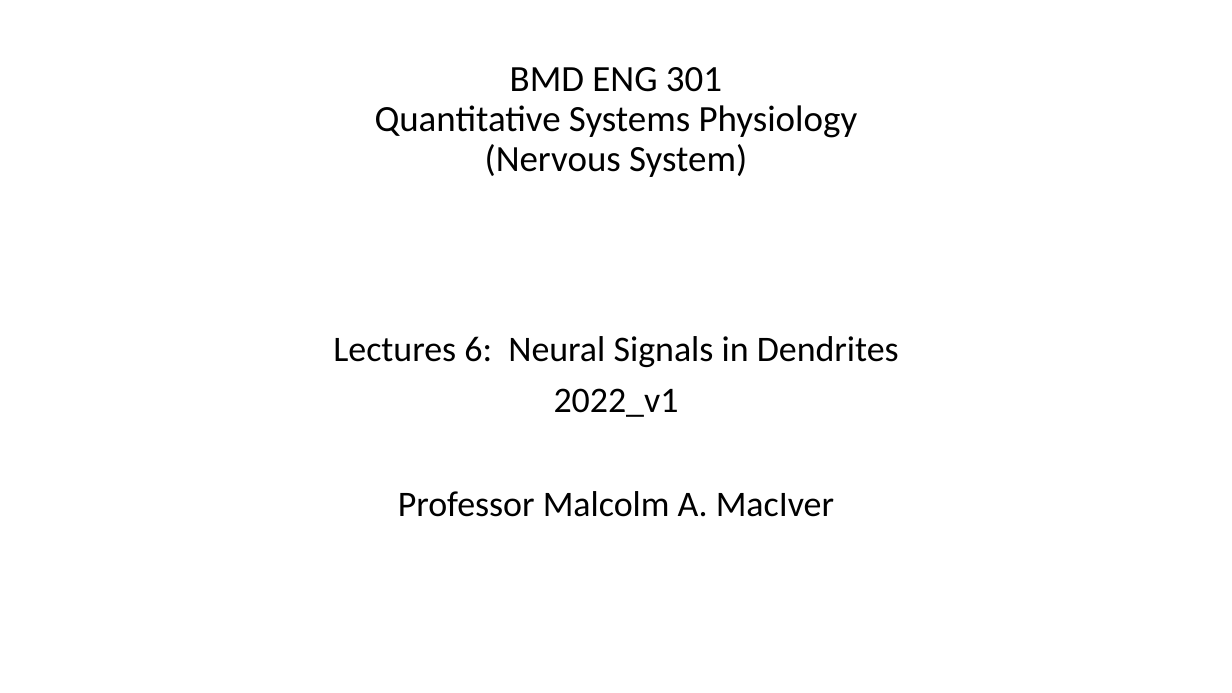
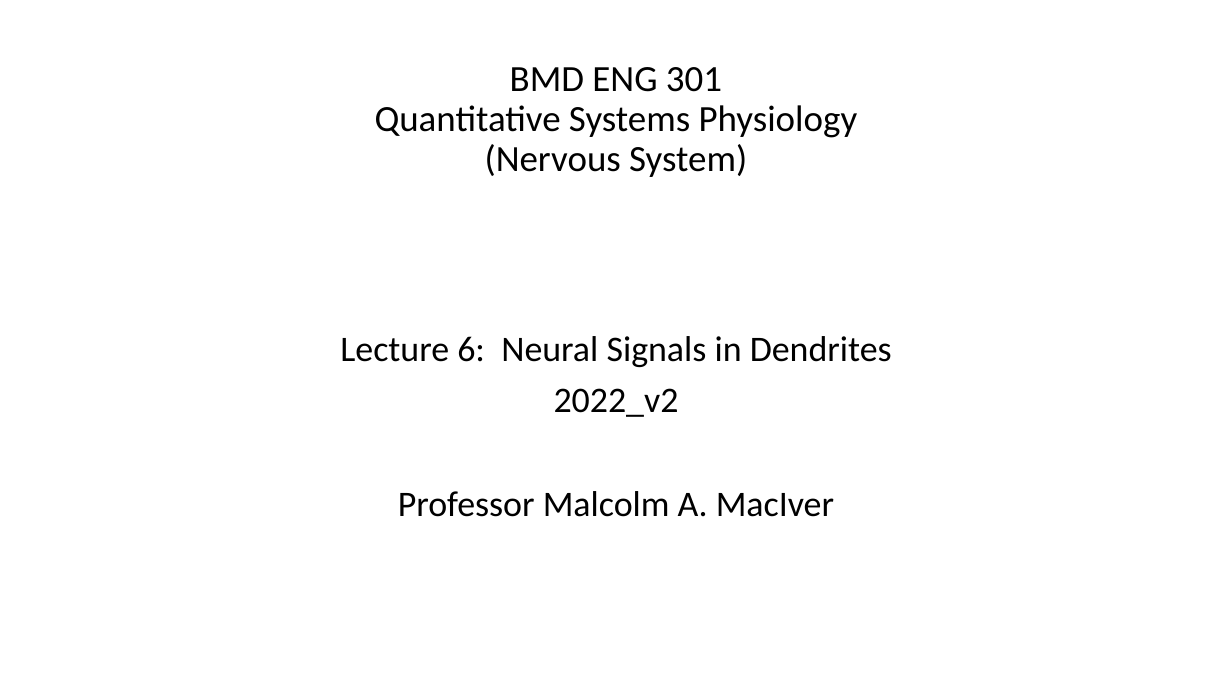
Before and after one commit to maciverlab/BME_neuroscience, a slide deck: slide 1 of lecture_slides_pdfs/06.pptx. Drawn at 1232x693 pixels with LibreOffice and Linux fonts; fonts in the diff are those of the drawing. Boxes give left, top, right and bottom in pixels: in the first picture for what was removed or moved away, otherwise in the second. Text is boxed around its words. In the diff, an @@ line names an element or a change of style, - is before the commit and + after.

```diff
--- a/lecture_slides_pdfs/06.pptx
+++ b/lecture_slides_pdfs/06.pptx
@@ text at (x1=340, y1=336, x2=892, y2=417): text changed @@
-Lectures 6: Neural Signals in Dendrites
-2022_v1
+Lecture 6: Neural Signals in Dendrites
+2022_v2
```
Also in this commit, not shown: 1 slide added, 1 slide removed, 1 other file.
